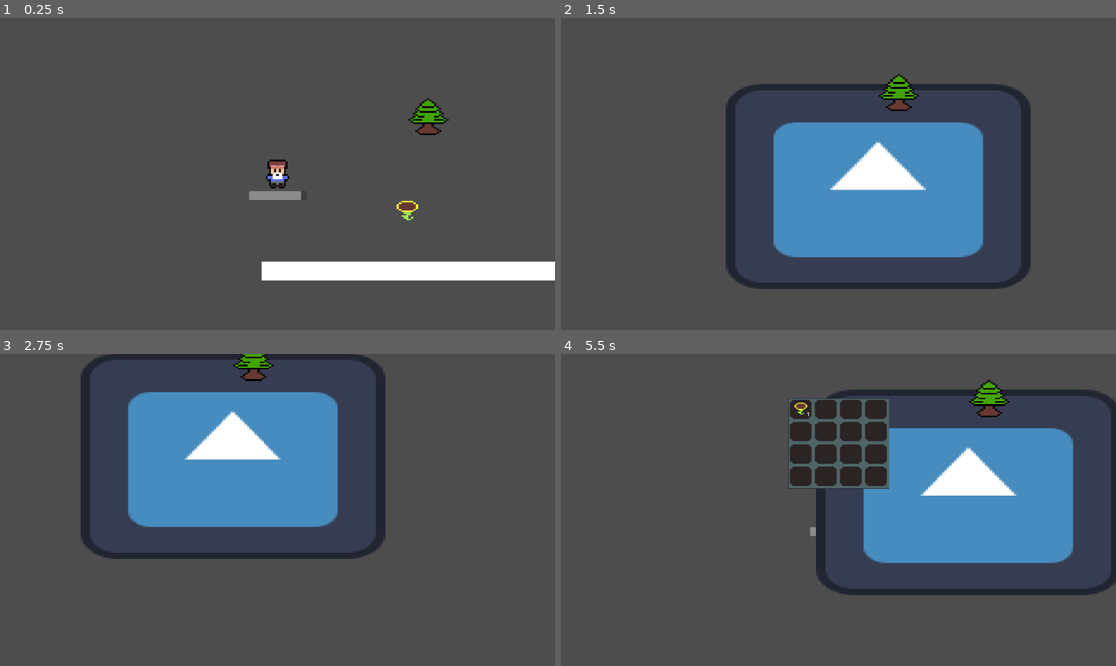
Above: before the commit, frames 1-4 (two rows, left to right).
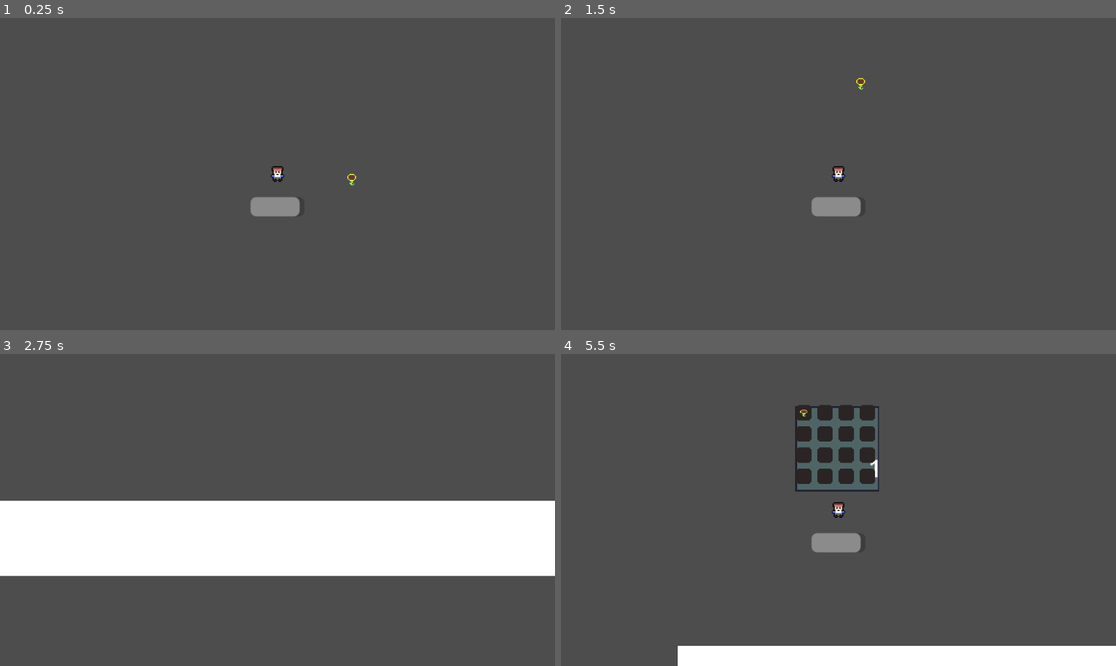
Above: after the commit, the same moments.

Repository: Justin-HAL/scsu-gamejam-fa2024
Game: Godot game, scene res://world.tscn
The game is run twice, just before and just after one commit, with the same random seed, the same clock (stepped at 60 frames per second) and the same inputs. The engine's default icon, where the game draws it, is replaced by a stand-in: a white triangle on a blue panel in a dark square.
Inputs:
- Up to frame 1 (0.25 s): no input
- Up to frame 2 (1.5 s): tap Enter at 0.5 s; hold D (right) 0.53-1.28 s; tap E (collect) at 0.6, 1.35 s; hold S (down) from 1.28 s (still down)
- Up to frame 3 (2.75 s): release S (down) at 2.03 s; hold D (right) from 2.03 s (still down); tap E (collect) at 2.1 s
- Up to frame 4 (5.5 s): release D (right) at 2.78 s; hold W (up) 2.78-3.53 s; tap E (collect) every 0.75 s from 2.85 to 5.1 s; hold A (left) 3.53-5.03 s; tap I (inventory_toggle) at 4.15 s; hold S (down) from 5.03 s (still down)

The runs differ from the first frame. In frame 1, 4.9% of the frame differs, in the area x 44-100%, y 25-85%; in frame 2, 21%; in frame 3, 40%, in the area x 0-100%, y 0-72%; in frame 4, 27%.

Commit message:
Adjust scale of game
I had scaled all assets up will making, reverted all back to their original sizes

Diff:
--- a/Inventory/InvSlot.gd
+++ b/Inventory/InvSlot.gd
@@ -3,7 +3,4 @@
 class_name InvSlot
 
 @export var inv_item: Inv_item
-@export var amount: int
-
-func get_item():
-	return inv_item
+@export var amount: int = 0
--- a/Inventory/inv_ui.tscn
+++ b/Inventory/inv_ui.tscn
@@ -6,17 +6,17 @@
 
 [node name="inv_ui" type="Control"]
 z_index = 10
-custom_minimum_size = Vector2(365, 204)
+custom_minimum_size = Vector2(90, 90)
 layout_mode = 3
 anchors_preset = 0
-offset_right = 365.415
-offset_bottom = 204.0
+offset_right = 88.0
+offset_bottom = 92.0
 script = ExtResource("1_y1xai")
 
 [node name="NinePatchRect" type="NinePatchRect" parent="."]
 layout_mode = 0
-offset_right = 419.0
-offset_bottom = 379.0
+offset_right = 87.0
+offset_bottom = 92.0
 texture = ExtResource("2_5uyil")
 patch_margin_left = 6
 patch_margin_top = 6
@@ -25,8 +25,8 @@
 
 [node name="GridContainer" type="GridContainer" parent="NinePatchRect"]
 layout_mode = 0
-offset_right = 409.0
-offset_bottom = 242.0
+offset_right = 88.0
+offset_bottom = 93.0
 columns = 4
 
 [node name="inv_ui_slots" parent="NinePatchRect/GridContainer" instance=ExtResource("3_6iycv")]
--- a/Inventory/inv_ui_slots.tscn
+++ b/Inventory/inv_ui_slots.tscn
@@ -5,21 +5,12 @@
 
 [node name="inv_ui_slots" type="Panel"]
 self_modulate = Color(1, 1, 1, 0)
-custom_minimum_size = Vector2(100, 89)
-offset_right = 100.0
-offset_bottom = 89.0
+custom_minimum_size = Vector2(18, 18)
+layout_direction = 1
+anchors_preset = -1
+offset_right = 18.0
+offset_bottom = 18.0
 script = ExtResource("1_hd0rq")
-
-[node name="background" type="Sprite2D" parent="."]
-texture_filter = 1
-position = Vector2(1, 1.00002)
-scale = Vector2(5.638, 5)
-texture = ExtResource("1_xa2yf")
-centered = false
-
-[node name="display_item" type="Sprite2D" parent="."]
-position = Vector2(52, 44)
-scale = Vector2(5.9, 4.3125)
 
 [node name="Label" type="Label" parent="."]
 layout_mode = 0
@@ -29,3 +20,11 @@
 offset_bottom = 84.0
 theme_override_font_sizes/font_size = 25
 horizontal_alignment = 2
+
+[node name="background" type="Sprite2D" parent="."]
+texture = ExtResource("1_xa2yf")
+centered = false
+
+[node name="display_item" type="Sprite2D" parent="."]
+position = Vector2(9, 9.5)
+scale = Vector2(0.833333, 0.5625)
--- a/Inventory/inventory.gd
+++ b/Inventory/inventory.gd
@@ -16,6 +16,3 @@
 			emptyslots[0].inv_item = item
 			emptyslots[0].amount = 1
 	update.emit()
-
-func get_slot(index: int):
-	return slots[index]
--- /dev/null
+++ b/Resource nodes/base_resource_body.tscn
@@ -0,0 +1,15 @@
+[gd_scene load_steps=3 format=3 uid="uid://dy1ex1m124318"]
+
+[ext_resource type="PackedScene" uid="uid://cadxw1kk3frn3" path="res://Resource nodes/collection_resource.tscn" id="1_7p5qj"]
+
+[sub_resource type="CircleShape2D" id="CircleShape2D_qiaxu"]
+radius = 3.16228
+
+[node name="base_resource_body" type="StaticBody2D"]
+
+[node name="collision" type="CollisionShape2D" parent="."]
+shape = SubResource("CircleShape2D_qiaxu")
+
+[node name="collection_resource" parent="." instance=ExtResource("1_7p5qj")]
+
+[node name="Sprite2D" type="Sprite2D" parent="."]
--- a/Resource nodes/collection_resource.gd
+++ b/Resource nodes/collection_resource.gd
@@ -1,12 +1,11 @@
 extends Node2D
 
-@export var type = "resource"
+
 @export var resource : resource_node
 var can_collect = true
 var player_in_range = false
 var player = null
-func _ready():
-	$Sprite2D.texture = resource.full_texture
+
 
 func _process(delta: float) -> void:
 	if player_in_range:
@@ -16,9 +15,9 @@
 
 func harvest():
 	can_collect = false
-	$Sprite2D.texture = resource.depleted_texture
+
 	player.collect(resource.resource)
-	$regrow.start(resource.regrow)
+
 
 
 
@@ -36,4 +35,3 @@
 func _on_regrow_timeout() -> void:
 	if !can_collect:
 		can_collect = true
-		$Sprite2D.texture = resource.full_texture
--- a/Resource nodes/collection_resource.tscn
+++ b/Resource nodes/collection_resource.tscn
@@ -1,12 +1,9 @@
-[gd_scene load_steps=4 format=3 uid="uid://cadxw1kk3frn3"]
+[gd_scene load_steps=3 format=3 uid="uid://cadxw1kk3frn3"]
 
 [ext_resource type="Script" path="res://Resource nodes/collection_resource.gd" id="1_w84y1"]
 
-[sub_resource type="CircleShape2D" id="CircleShape2D_i6mf0"]
-radius = 60.531
-
 [sub_resource type="CircleShape2D" id="CircleShape2D_eciwl"]
-radius = 166.193
+radius = 10.7703
 
 [node name="collection_resource" type="Node2D"]
 script = ExtResource("1_w84y1")
@@ -14,14 +11,6 @@
 [node name="Sprite2D" type="Sprite2D" parent="."]
 position = Vector2(-1.5, -2)
 scale = Vector2(9.88889, 6.66667)
-
-[node name="StaticBody2D" type="StaticBody2D" parent="."]
-collision_layer = 2
-collision_mask = 0
-
-[node name="CollisionShape2D" type="CollisionShape2D" parent="StaticBody2D"]
-position = Vector2(0, -2)
-shape = SubResource("CircleShape2D_i6mf0")
 
 [node name="Area2D" type="Area2D" parent="."]
 
--- a/Resource nodes/node types/Sunflower resource.tres
+++ b/Resource nodes/node types/Sunflower resource.tres
@@ -1,13 +1,9 @@
-[gd_resource type="Resource" script_class="resource_node" load_steps=5 format=3 uid="uid://cpdre06huvg6w"]
+[gd_resource type="Resource" script_class="resource_node" load_steps=3 format=3 uid="uid://cpdre06huvg6w"]
 
-[ext_resource type="Texture2D" uid="uid://bih7eckhbhpj5" path="res://icon.svg" id="1_232cl"]
-[ext_resource type="Texture2D" uid="uid://dx7ucquhaah2x" path="res://sprites/Sunflower.png" id="2_g4wps"]
 [ext_resource type="Resource" uid="uid://veo0gaxmt26n" path="res://Inventory/items/SunFlower.tres" id="3_wfnwd"]
 [ext_resource type="Script" path="res://Resource nodes/resource_node.gd" id="4_r03su"]
 
 [resource]
 script = ExtResource("4_r03su")
-full_texture = ExtResource("2_g4wps")
-depleted_texture = ExtResource("1_232cl")
 resource = ExtResource("3_wfnwd")
 regrow = 10
--- a/Resource nodes/node types/tree.tres
+++ b/Resource nodes/node types/tree.tres
@@ -1,11 +1,9 @@
-[gd_resource type="Resource" script_class="resource_node" load_steps=4 format=3 uid="uid://xr86mcmpp1nc"]
+[gd_resource type="Resource" script_class="resource_node" load_steps=3 format=3 uid="uid://xr86mcmpp1nc"]
 
-[ext_resource type="Texture2D" uid="uid://tp4pysu1ucfn" path="res://sprites/pine tree.png" id="1_taaqp"]
-[ext_resource type="Resource" uid="uid://c6mg2vcr77dft" path="res://Inventory/items/appear.tres" id="2_uybvn"]
-[ext_resource type="Script" path="res://Resource nodes/resource_node.gd" id="3_xpg1y"]
+[ext_resource type="Resource" uid="uid://c6mg2vcr77dft" path="res://Inventory/items/appear.tres" id="1_denpu"]
+[ext_resource type="Script" path="res://Resource nodes/resource_node.gd" id="2_4slhb"]
 
 [resource]
-script = ExtResource("3_xpg1y")
-full_texture = ExtResource("1_taaqp")
-resource = ExtResource("2_uybvn")
+script = ExtResource("2_4slhb")
+resource = ExtResource("1_denpu")
 regrow = 3
--- a/Resource nodes/resource_node.gd
+++ b/Resource nodes/resource_node.gd
@@ -1,8 +1,6 @@
 extends Resource
 class_name resource_node
 
-@export var full_texture : Texture2D
-@export var depleted_texture : Texture2D
 
 @export var resource: Inv_item
 @export var regrow : int
--- /dev/null
+++ b/Resource nodes/sun_flower_body.tscn
@@ -0,0 +1,19 @@
+[gd_scene load_steps=5 format=3 uid="uid://dujq12hfjp852"]
+
+[ext_resource type="PackedScene" uid="uid://cadxw1kk3frn3" path="res://Resource nodes/collection_resource.tscn" id="1_6y0bb"]
+[ext_resource type="Resource" uid="uid://cpdre06huvg6w" path="res://Resource nodes/node types/Sunflower resource.tres" id="2_oppdu"]
+[ext_resource type="Texture2D" uid="uid://dx7ucquhaah2x" path="res://sprites/Sunflower.png" id="3_7d8s5"]
+
+[sub_resource type="CircleShape2D" id="CircleShape2D_qiaxu"]
+radius = 3.16228
+
+[node name="SunFlower_body" type="StaticBody2D"]
+
+[node name="collision" type="CollisionShape2D" parent="."]
+shape = SubResource("CircleShape2D_qiaxu")
+
+[node name="collection_resource" parent="." instance=ExtResource("1_6y0bb")]
+resource = ExtResource("2_oppdu")
+
+[node name="Sprite2D" type="Sprite2D" parent="."]
+texture = ExtResource("3_7d8s5")
--- a/scenes/player.tscn
+++ b/scenes/player.tscn
@@ -6,7 +6,7 @@
 [ext_resource type="PackedScene" uid="uid://0g3n7yxcrv5m" path="res://Inventory/inv_ui.tscn" id="4_d6pvu"]
 
 [sub_resource type="CircleShape2D" id="CircleShape2D_g8m0r"]
-radius = 62.0504
+radius = 19.5256
 
 [node name="Player" type="CharacterBody2D"]
 collision_mask = 3
@@ -18,22 +18,19 @@
 position = Vector2(-1, 0.5)
 shape = SubResource("CircleShape2D_g8m0r")
 
-[node name="Sprite2D" type="Sprite2D" parent="."]
-position = Vector2(3.33786e-06, 0.499999)
-scale = Vector2(6.875, 7.4375)
-texture = ExtResource("3_2mfy8")
-
 [node name="ProgressBar" type="ProgressBar" parent="."]
-offset_left = -118.0
-offset_top = 71.0
-offset_right = 122.0
-offset_bottom = 108.0
+offset_left = -28.0
+offset_top = 24.0
+offset_right = 28.0
+offset_bottom = 44.0
 value = 100.0
 show_percentage = false
 
 [node name="inv_ui" parent="." instance=ExtResource("4_d6pvu")]
-custom_minimum_size = Vector2(417, 374)
-offset_left = -208.0
-offset_top = -465.0
-offset_right = 209.0
-offset_bottom = -91.0
+offset_left = -45.0
+offset_top = -110.0
+offset_right = 45.0
+offset_bottom = -20.0
+
+[node name="Sprite2D" type="Sprite2D" parent="."]
+texture = ExtResource("3_2mfy8")
--- a/scripts/player.gd
+++ b/scripts/player.gd
@@ -1,7 +1,7 @@
 extends CharacterBody2D
 
 
-@export var speed = 200
+@export var speed = 64
 @export var health = 100
 @export var inv: inventory
 @export var item: Inv_item
@@ -20,6 +20,9 @@
 	print("collecting item")
 	inv.insert(item)
 func get_invetory():
-	var slot: InvSlot = inv.get_slot(0)
+	item = inv.slots[0].inv_item
+	if item != null:
+		print(item.name)
+
 func player():
 	pass
--- a/world.tscn
+++ b/world.tscn
@@ -1,9 +1,7 @@
-[gd_scene load_steps=5 format=3 uid="uid://ctwr3n52p1i7x"]
+[gd_scene load_steps=3 format=3 uid="uid://ctwr3n52p1i7x"]
 
 [ext_resource type="PackedScene" uid="uid://d2uhdqhn0gyu7" path="res://scenes/player.tscn" id="1_fujh3"]
-[ext_resource type="PackedScene" uid="uid://cadxw1kk3frn3" path="res://Resource nodes/collection_resource.tscn" id="2_mgdi2"]
-[ext_resource type="Resource" uid="uid://cpdre06huvg6w" path="res://Resource nodes/node types/Sunflower resource.tres" id="3_ubacq"]
-[ext_resource type="Resource" uid="uid://xr86mcmpp1nc" path="res://Resource nodes/node types/tree.tres" id="4_mlfl3"]
+[ext_resource type="PackedScene" uid="uid://dujq12hfjp852" path="res://Resource nodes/sun_flower_body.tscn" id="2_kyuqs"]
 
 [node name="World" type="Node2D"]
 
@@ -11,7 +9,7 @@
 speed = 500
 
 [node name="Camera2D" type="Camera2D" parent="Player"]
-zoom = Vector2(0.5, 0.5)
+zoom = Vector2(2, 2)
 
 [node name="ColorRect" type="ColorRect" parent="."]
 offset_left = -65.0
@@ -19,10 +17,5 @@
 offset_right = 1159.0
 offset_bottom = 443.0
 
-[node name="collection_resource" parent="." instance=ExtResource("2_mgdi2")]
-position = Vector2(541, 154)
-resource = ExtResource("3_ubacq")
-
-[node name="collection_resource2" parent="." instance=ExtResource("2_mgdi2")]
-position = Vector2(627, -236)
-resource = ExtResource("4_mlfl3")
+[node name="SunFlower_body" parent="." instance=ExtResource("2_kyuqs")]
+position = Vector2(77, 6)
